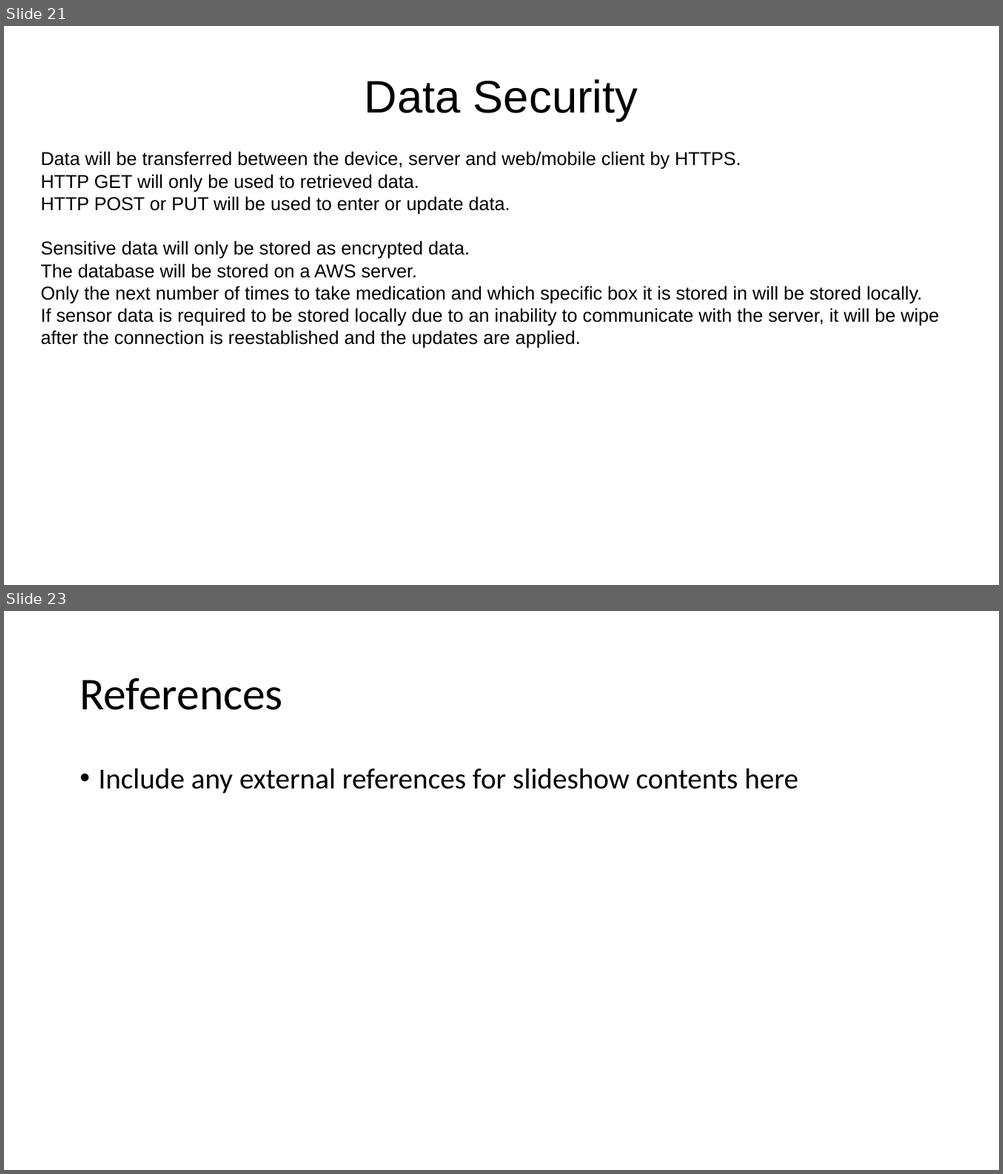
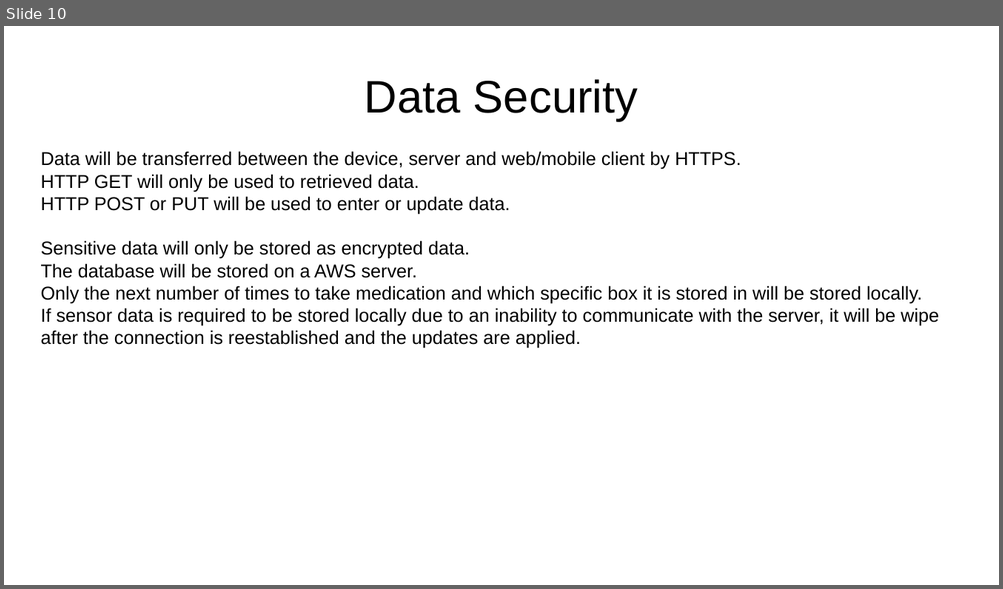
Before and after one commit to cianashby1337/IOT_CA1_Documentation, a slide deck: Slideshow template.pptx. Shown one above the other, each under a label of ours: slides 21 and 23 before the commit, slide 10 after it; the slides between them are not shown. The pictures are 1003x1174 and 1003x589 pixels, drawn with LibreOffice and Linux fonts; fonts in the diff are those of the drawing. Boxes give left, top, right and bottom in pixels: in the first picture for what was removed or moved away, otherwise in the second. Text is boxed around its words. In the diff, an @@ line names an element or a change of style, - is before the commit and + after.

```diff
--- a/Slideshow template.pptx
+++ b/Slideshow template.pptx
@@ slide 23 removed at box(4, 611, 999, 1170), background #FFFFFF @@
@@ title removed at box(79, 678, 283, 710) @@
-References
@@ text removed at box(99, 768, 798, 794) @@
-• Include any external references for slideshow contents here
@@ what was slide 21 is now slide 10 @@
```
Also in this commit, not shown: 2 slides changed, 12 other slides removed.
